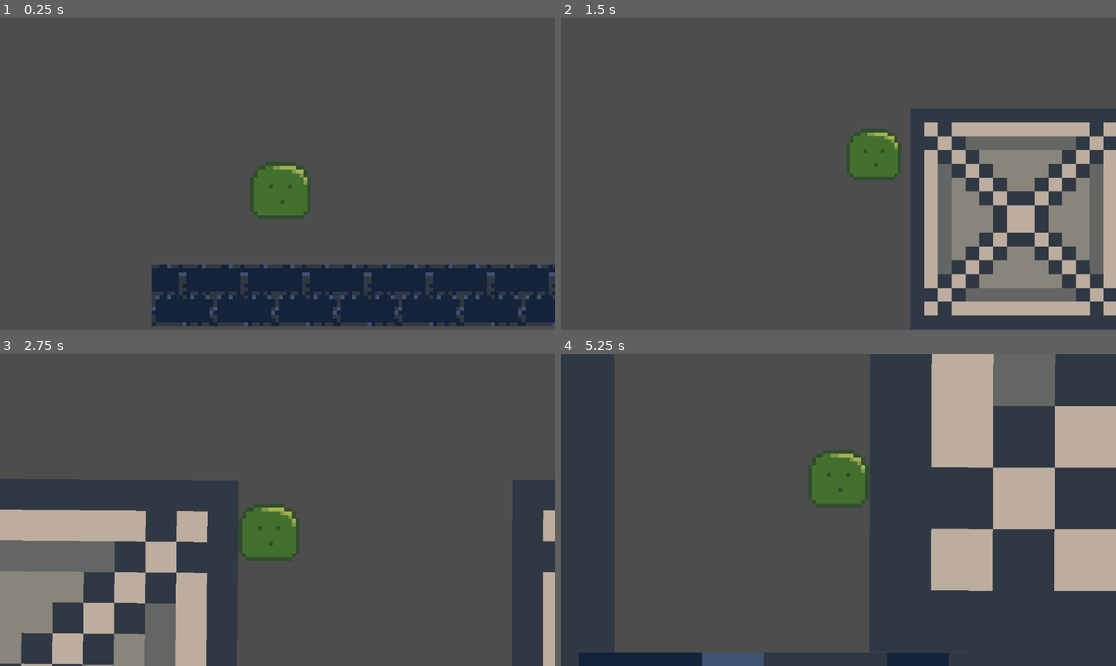
Above: before the commit, frames 1-4 (two rows, left to right).
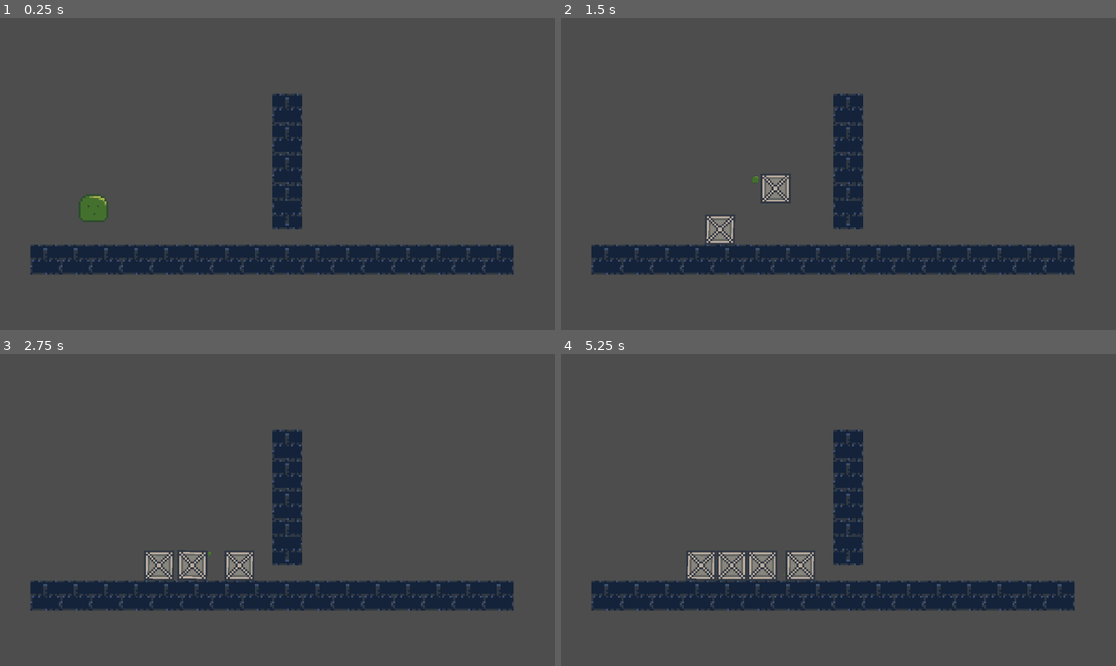
Above: after the commit, the same moments.

Repository: jkuball/splittle-bocks
Game: Godot game, scene res://scenes/playground.tscn
Same seed, same stepped clock (60 frames per second), same inputs: the game is played once before the commit and once after it.
Inputs:
- Up to frame 1 (0.25 s): no input
- Up to frame 2 (1.5 s): hold D (player_right) from 0.53 s (still down); tap Space (player_splittle) at 0.6, 1.35 s
- Up to frame 3 (2.75 s): release D (player_right) at 2.03 s; hold A (player_left) from 2.03 s (still down); tap Space (player_splittle) at 2.1 s
- Up to frame 4 (5.25 s): release A (player_left) at 2.78 s; hold D (player_right) 2.78-4.28 s; tap Space (player_splittle) every 0.75 s from 2.85 to 5.1 s; hold A (player_left) 4.28-5.03 s; hold D (player_right) from 5.03 s (still down)

The runs differ from the first frame. In frame 1, 23% of the frame differs, in the area x 5-100%, y 24-99%; in frame 2, 35%; in frame 3, 37%; in frame 4, 64%, in the area x 0-100%, y 0-100%.

Commit message:
detach camera movement

Diff:
--- a/scenes/playground.tscn
+++ b/scenes/playground.tscn
@@ -1,14 +1,13 @@
-[gd_scene load_steps=4 format=3 uid="uid://u7bh6iof3n10"]
+[gd_scene load_steps=3 format=3 uid="uid://u7bh6iof3n10"]
 
 [ext_resource type="PackedScene" uid="uid://c2wkhfsiwtuvv" path="res://scenes/player.tscn" id="1_28eyv"]
-[ext_resource type="Script" path="res://scripts/follow_player.gd" id="1_fwirh"]
 [ext_resource type="PackedScene" uid="uid://bv3rvjka57xc1" path="res://scenes/wall.tscn" id="3_2hrnh"]
 
 [node name="Node2D" type="Node2D"]
 
-[node name="Camera2D" type="Camera2D" parent="." node_paths=PackedStringArray("follow_target")]
-script = ExtResource("1_fwirh")
-follow_target = NodePath("../Player")
+[node name="Camera2D" type="Camera2D" parent="."]
+position = Vector2(964, 343)
+zoom = Vector2(0.49, 0.49)
 
 [node name="Player" parent="." node_paths=PackedStringArray("spawn_target") instance=ExtResource("1_28eyv")]
 position = Vector2(184, 455)
